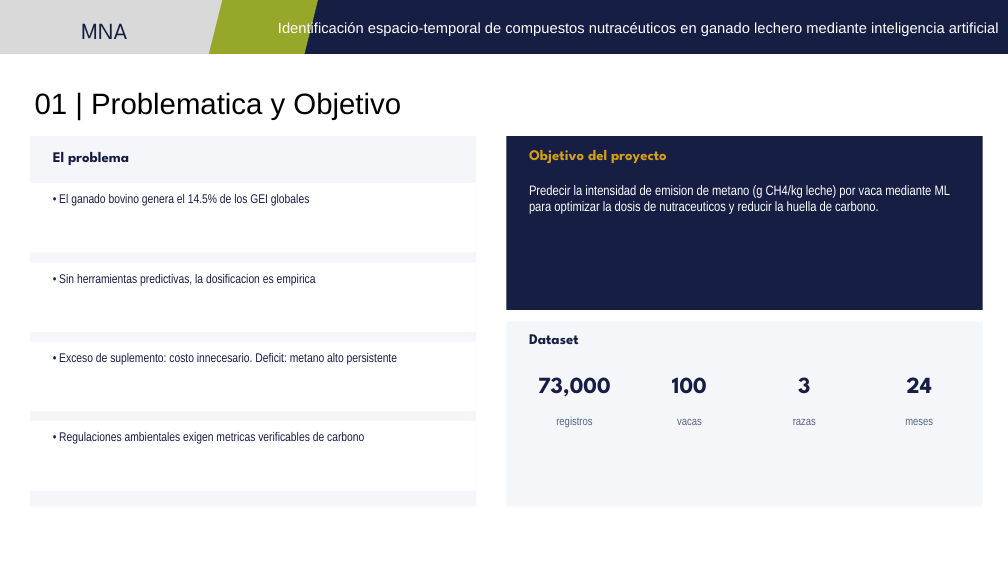
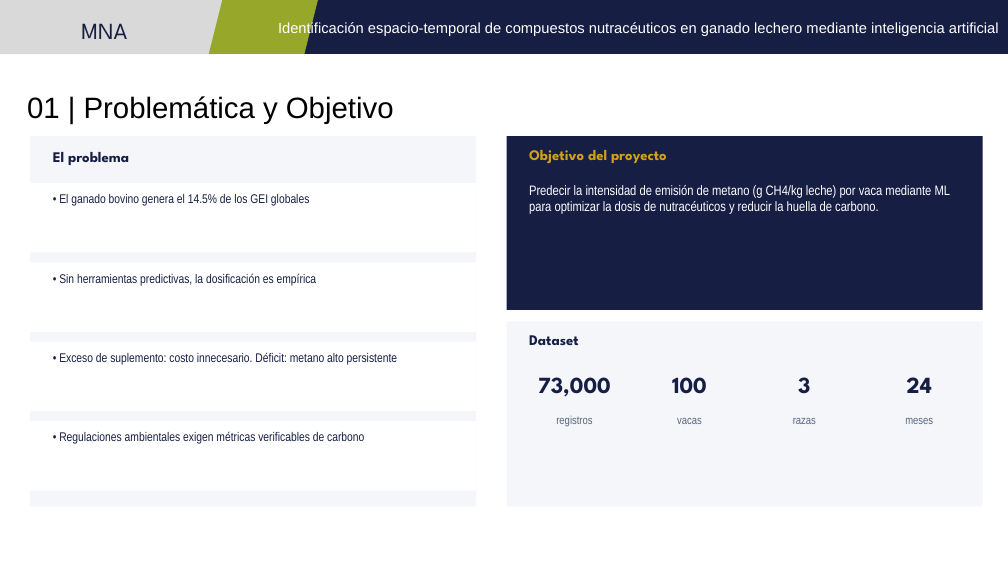
Before and after one commit to jperezg86/ml-nutraceuticos-ganado-lechero, a slide deck: slide 3 of docs/Presentacion_E6_v3_FINAL_Equipo48.pptx. Drawn at 1008x567 pixels with LibreOffice and Linux fonts; fonts in the diff are those of the drawing. Boxes give left, top, right and bottom in pixels: in the first picture for what was removed or moved away, otherwise in the second. Text is boxed around its words. In the diff, an @@ line names an element or a change of style, - is before the commit and + after.

```diff
--- a/docs/Presentacion_E6_v3_FINAL_Equipo48.pptx
+++ b/docs/Presentacion_E6_v3_FINAL_Equipo48.pptx
@@ title at (27,96,394,124): text changed @@
-01 | Problematica y Objetivo
+01 | Problemática y Objetivo
@@ text at (529,185,951,214): text changed @@
-Predecir la intensidad de emision de metano (g CH4/kg leche) por vaca mediante ML para optimizar la dosis de nutraceuticos y reducir la huella de carbono.
+Predecir la intensidad de emisión de metano (g CH4/kg leche) por vaca mediante ML para optimizar la dosis de nutracéuticos y reducir la huella de carbono.
@@ text at (59,273,317,286): text changed @@
-• Sin herramientas predictivas, la dosificacion es empirica
+• Sin herramientas predictivas, la dosificación es empírica
@@ text at (59,352,397,365): text changed @@
-• Exceso de suplemento: costo innecesario. Deficit: metano alto persistente
+• Exceso de suplemento: costo innecesario. Déficit: metano alto persistente
@@ text at (59,431,364,444): text changed @@
-• Regulaciones ambientales exigen metricas verificables de carbono
+• Regulaciones ambientales exigen métricas verificables de carbono
```
Also in this commit, not shown: 16 other slides changed.
